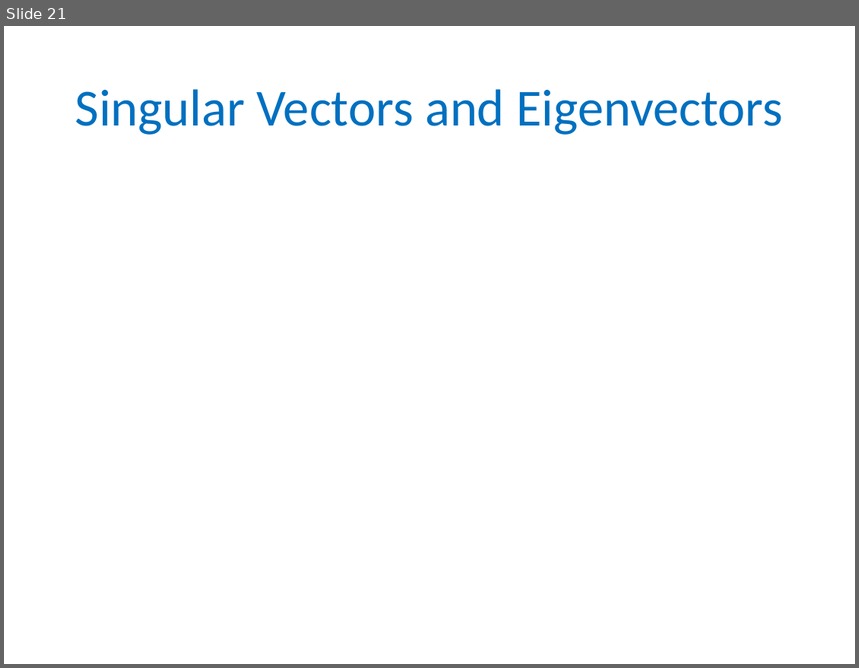
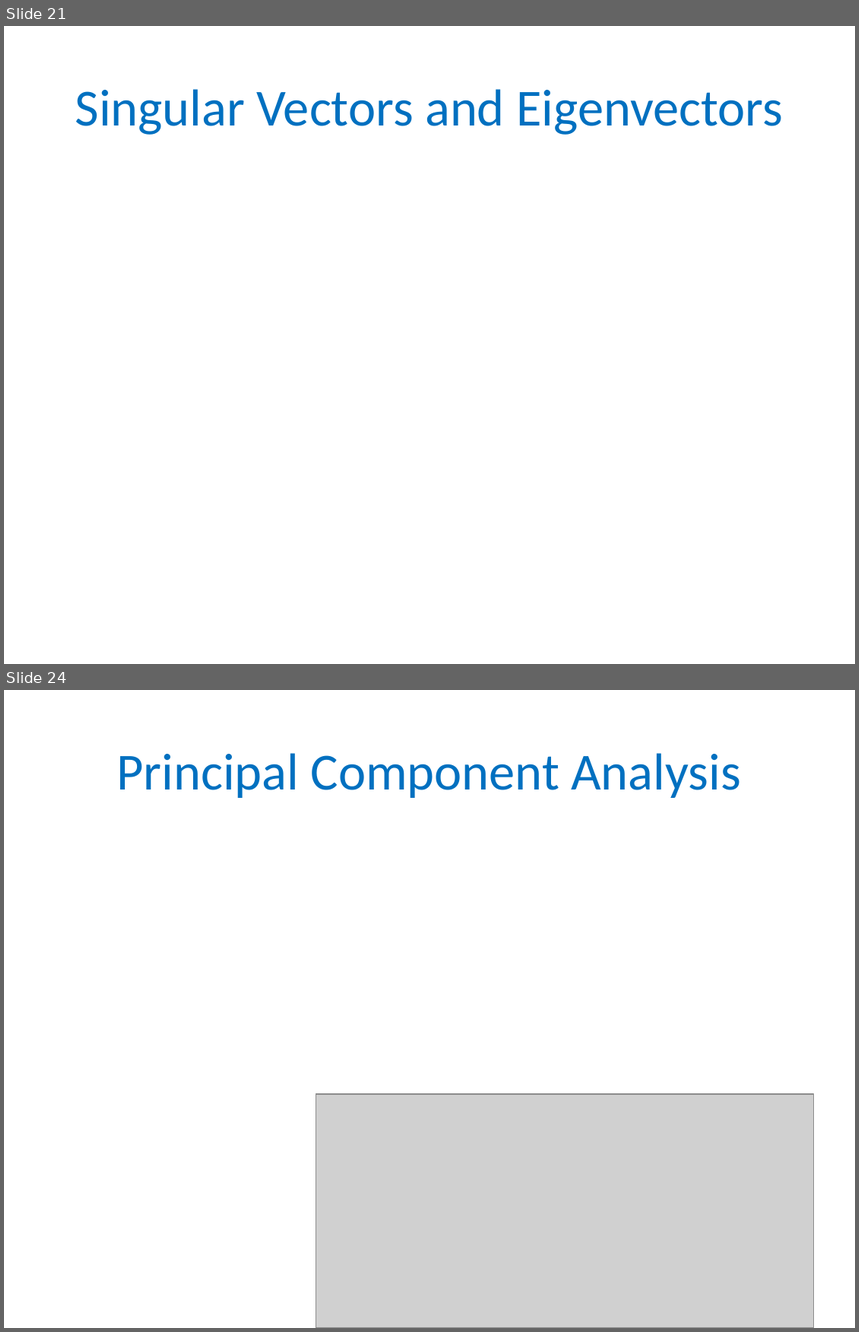
Before and after one commit to gyaroslavtsev/gyaroslavtsev.github.io, a slide deck: b609/lec04.pptx. Shown one above the other, each under a label of ours: slide 21 before the commit, slides 21 and 24 after it; the slides between them are not shown. The pictures are 859x668 and 859x1332 pixels, drawn with LibreOffice and Linux fonts; fonts in the diff are those of the drawing; grey boxes stand for pictures. Boxes give left, top, right and bottom in pixels: in the first picture for what was removed or moved away, otherwise in the second. Text is boxed around its words. In the diff, an @@ line names an element or a change of style, - is before the commit and + after.

```diff
--- a/b609/lec04.pptx
+++ b/b609/lec04.pptx
@@ slide 24 added at [4,690,855,1328], background #FFFFFF @@
@@ title added at [117,753,741,798], 44 pt, text #0070C0 @@
+Principal Component Analysis
@@ picture added at [316,1094,814,1328] @@
```
Also in this commit, not shown: 6 other slides added, 6 other files.
